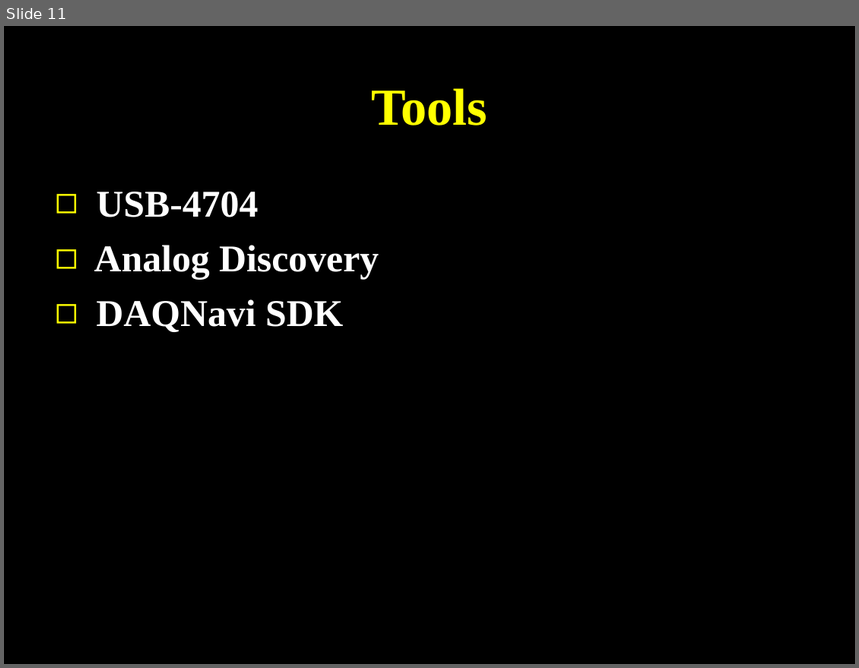
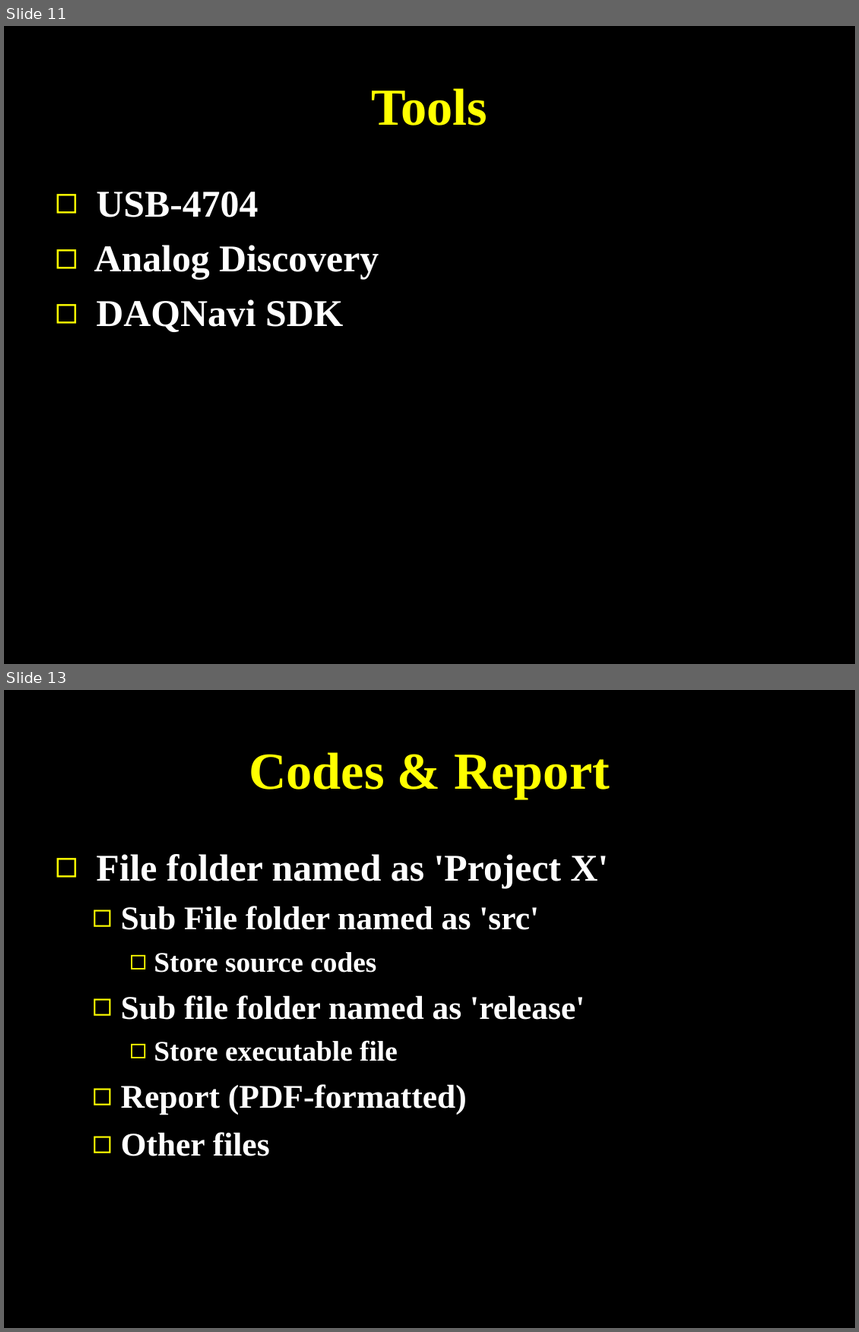
Before and after one commit to SJTUCourse/BI450, a slide deck: Lectures/2016 Fall/Lecture 1/Lecture 1.ppt. Shown one above the other, each under a label of ours: slide 11 before the commit, slides 11 and 13 after it; the slides between them are not shown. The pictures are 859x668 and 859x1332 pixels, drawn with LibreOffice and Linux fonts; fonts in the diff are those of the drawing. Boxes give left, top, right and bottom in pixels: in the first picture for what was removed or moved away, otherwise in the second. Text is boxed around its words. In the diff, an @@ line names an element or a change of style, - is before the commit and + after.

```diff
--- a/Lectures/2016 Fall/Lecture 1/Lecture 1.ppt
+++ b/Lectures/2016 Fall/Lecture 1/Lecture 1.ppt
@@ slide 13 added at [4,690,855,1328], background #000000 @@
@@ title added at [249,752,610,799], 44 pt, text #FFFF00, bold @@
+Codes & Report
@@ text added at [96,854,609,1157], 28 pt, text #FFFFFF, bold @@
+◻ File folder named as 'Project X'
+  ◻ Sub File folder named as 'src'
+    ◻ Store source codes
+  ◻ Sub file folder named as 'release'
+    ◻ Store executable file
+  ◻ Report (PDF-formatted)
+  ◻ Other files
```
Also in this commit, not shown: 1 slide changed, 4 other slides added, 4 other files.
